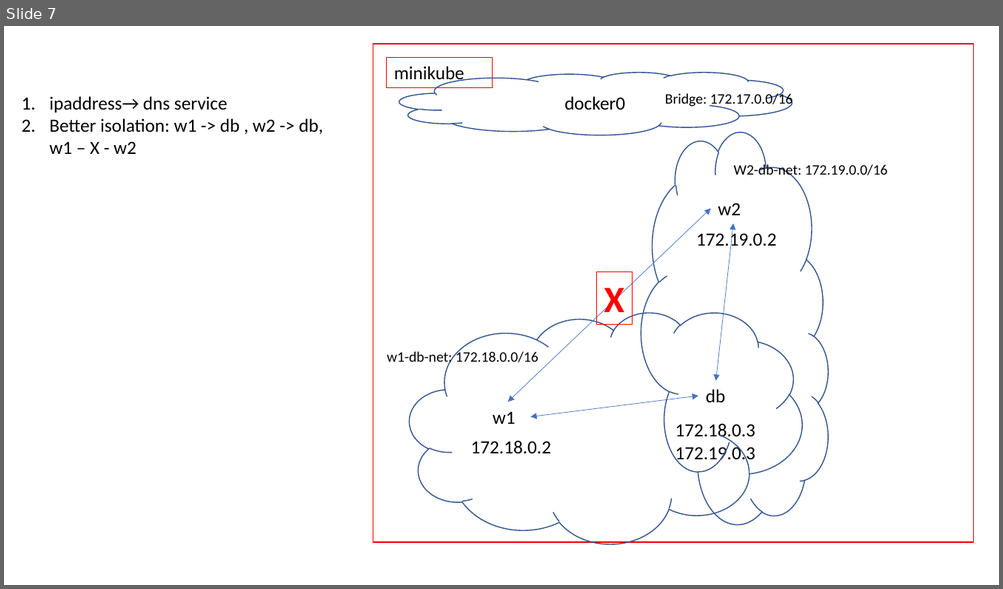
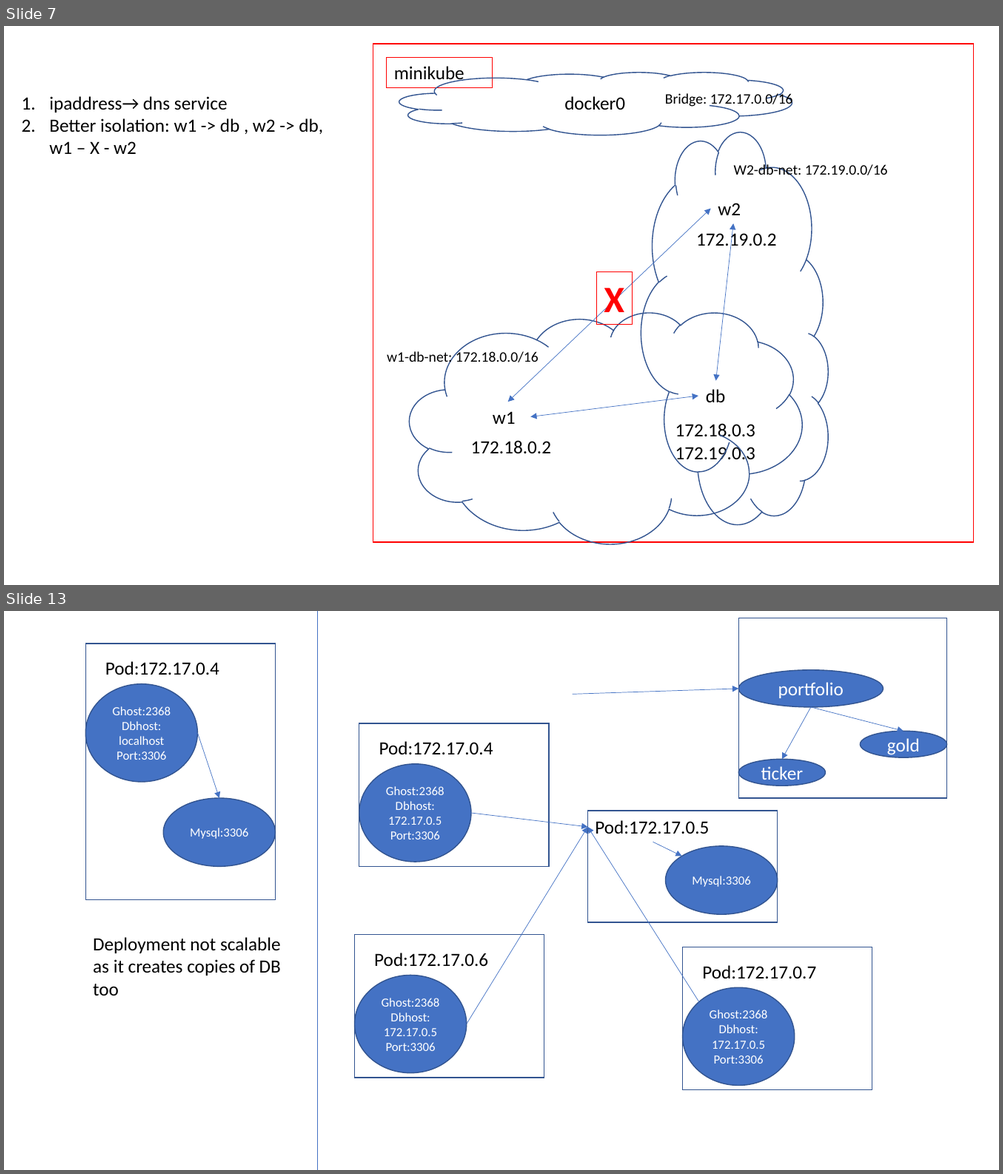
Before and after one commit to AdityaSP/ora-sep16-dock-kube, a slide deck: rough-diag.pptx. Shown one above the other, each under a label of ours: slide 7 before the commit, slides 7 and 13 after it; the slides between them are not shown. The pictures are 1003x589 and 1003x1174 pixels, drawn with LibreOffice and Linux fonts; fonts in the diff are those of the drawing. Boxes give left, top, right and bottom in pixels: in the first picture for what was removed or moved away, otherwise in the second. Text is boxed around its words. In the diff, an @@ line names an element or a change of style, - is before the commit and + after.

```diff
--- a/rough-diag.pptx
+++ b/rough-diag.pptx
@@ slide 13 added at (4,611,999,1170), background #FFFFFF @@
@@ line added from (317, 611) to (317, 1170), #4472C4 0.5 pt @@
@@ rectangle added at (738,618,946,798), outline #325491 1 pt @@
@@ rectangle added at (85,644,275,900), outline #325491 1 pt @@
@@ text added at (105,661,219,675), 18 pt, text #000000 @@
+Pod:172.17.0.4
@@ ellipse added at (738,670,883,707), fill #4472C4, outline #325491 1 pt, 18 pt, text #FFFFFF @@
+portfolio
@@ ellipse added at (85,684,197,782), fill #4472C4, outline #325491 1 pt, 12 pt, text #FFFFFF @@
+Ghost:2368
+Dbhost: localhost
+Port:3306
@@ arrow added from (572, 694) to (738, 689), #4472C4 0.5 pt @@
@@ arrow added from (811, 707) to (782, 760), #4472C4 0.5 pt @@
@@ arrow added from (811, 707) to (903, 731), #4472C4 0.5 pt @@
@@ arrow added from (197, 733) to (219, 798), #4472C4 0.5 pt @@
@@ rectangle added at (359,723,549,867), outline #325491 1 pt @@
@@ text added at (379,741,493,755), 18 pt, text #000000 @@
+Pod:172.17.0.4
@@ ellipse added at (859,731,946,758), fill #4472C4, outline #325491 1 pt, 18 pt, text #FFFFFF @@
+gold
@@ ellipse added at (359,764,471,862), fill #4472C4, outline #325491 1 pt, 12 pt, text #FFFFFF @@
+Ghost:2368
+Dbhost: 172.17.0.5
+Port:3306
@@ ellipse added at (738,760,825,786), fill #4472C4, outline #325491 1 pt, 18 pt, text #FFFFFF @@
+ticker
@@ ellipse added at (164,798,276,867), fill #4472C4, outline #325491 1 pt, 12 pt, text #FFFFFF @@
+Mysql:3306
@@ arrow added from (466, 1025) to (587, 827), #4472C4 0.5 pt @@
@@ arrow added from (471, 813) to (587, 827), #4472C4 0.5 pt @@
@@ rectangle added at (587,811,777,923), outline #325491 1 pt @@
@@ arrow added from (699, 1002) to (587, 827), #4472C4 0.5 pt @@
@@ text added at (595,820,708,839), 18 pt, text #000000 @@
+Pod:172.17.0.5
@@ arrow added from (653, 843) to (681, 857), #4472C4 0.5 pt @@
@@ ellipse added at (665,846,777,914), fill #4472C4, outline #325491 1 pt, 12 pt, text #FFFFFF @@
+Mysql:3306
@@ text added at (93,937,281,996), 18 pt, text #000000 @@
+Deployment not scalable as it creates copies of DB too
@@ rectangle added at (355,935,544,1078), outline #325491 1 pt @@
@@ text added at (374,953,488,967), 18 pt, text #000000 @@
+Pod:172.17.0.6
@@ rectangle added at (683,948,872,1091), outline #325491 1 pt @@
@@ text added at (702,965,816,979), 18 pt, text #000000 @@
+Pod:172.17.0.7
@@ ellipse added at (355,976,466,1073), fill #4472C4, outline #325491 1 pt, 12 pt, text #FFFFFF @@
+Ghost:2368
+Dbhost: 172.17.0.5
+Port:3306
@@ ellipse added at (683,988,794,1085), fill #4472C4, outline #325491 1 pt, 12 pt, text #FFFFFF @@
+Ghost:2368
+Dbhost: 172.17.0.5
+Port:3306
```
Also in this commit, not shown: 4 other slides added, 4 other files.
